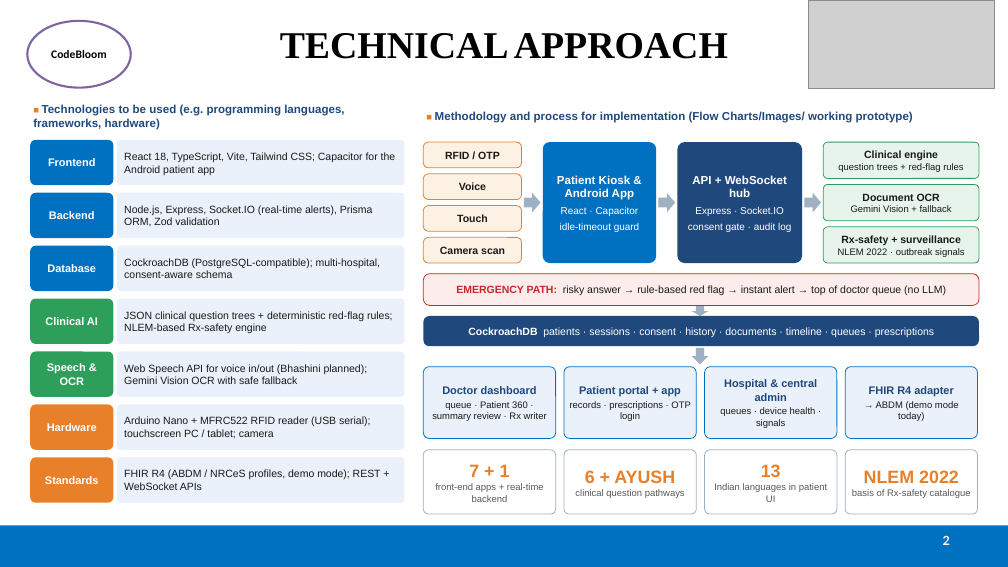
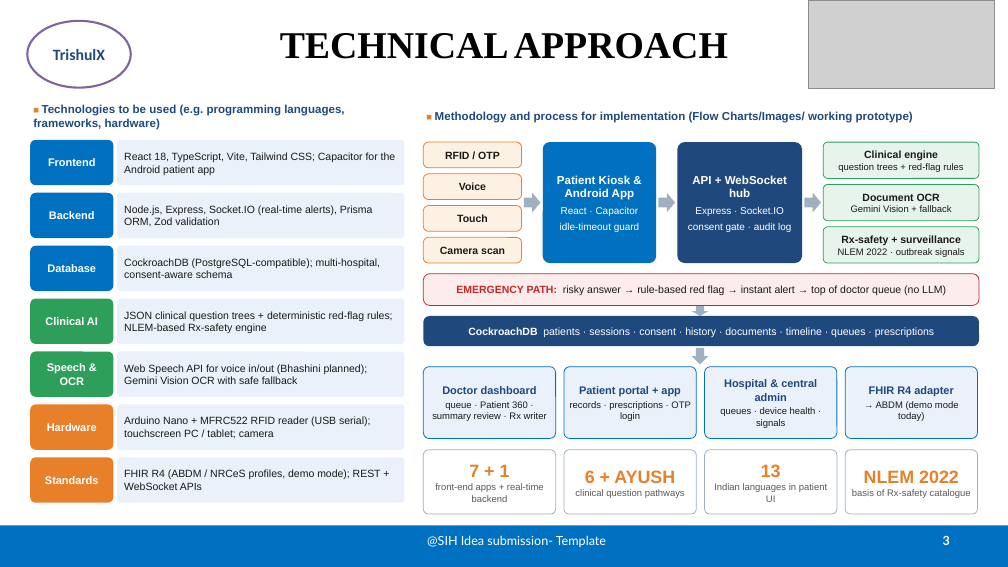
Before and after one commit to aadityavishnoi/MediKisok, a slide deck: slide 3 of docs/submission/MediKiosk_SIH2026_Idea_PPT.pptx (slide 2 before the commit). Drawn at 1008x567 pixels with LibreOffice and Linux fonts; fonts in the diff are those of the drawing; grey boxes stand for pictures. Boxes give left, top, right and bottom in pixels: in the first picture for what was removed or moved away, otherwise in the second. Text is boxed around its words. In the diff, an @@ line names an element or a change of style, - is before the commit and + after.

```diff
--- a/docs/submission/MediKiosk_SIH2026_Idea_PPT.pptx
+++ b/docs/submission/MediKiosk_SIH2026_Idea_PPT.pptx
@@ text in ellipse at [53, 49, 105, 60]: text changed; size 11 to 15 pt; text colour #000000 to #1F497D @@
-CodeBloom
+TrishulX
@@ text added at [427, 535, 606, 547], 12 pt, text #FFFFFF @@
+@SIH Idea submission- Template
@@ page number at [943, 536, 950, 545]: text changed @@
-2
+3
```
Also in this commit, not shown: 4 other slides changed, 1 slide added, 5 other files.
